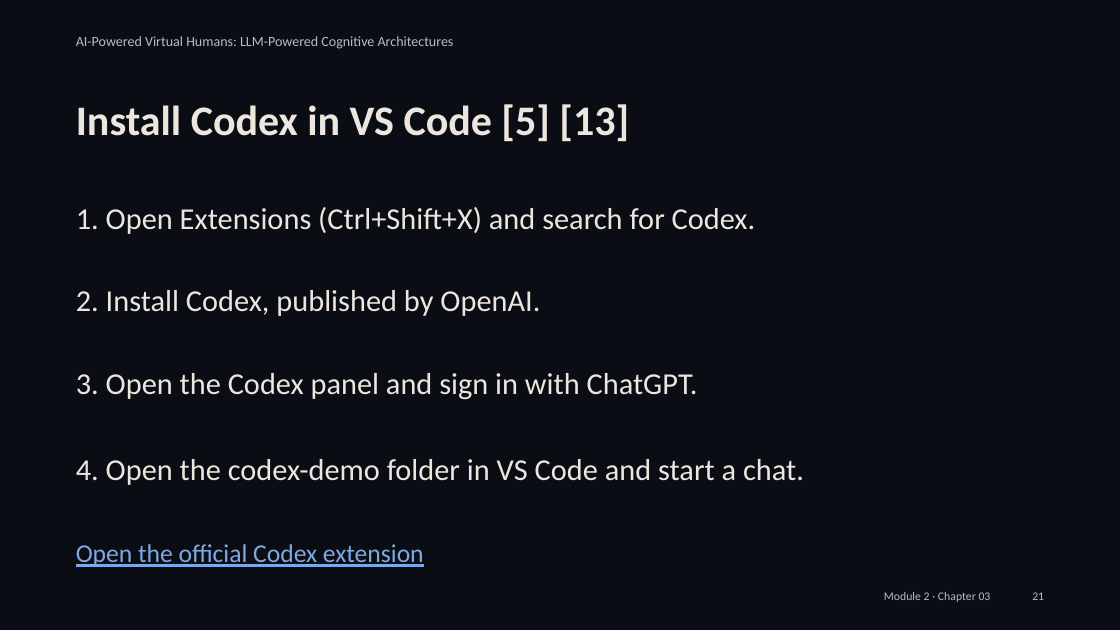
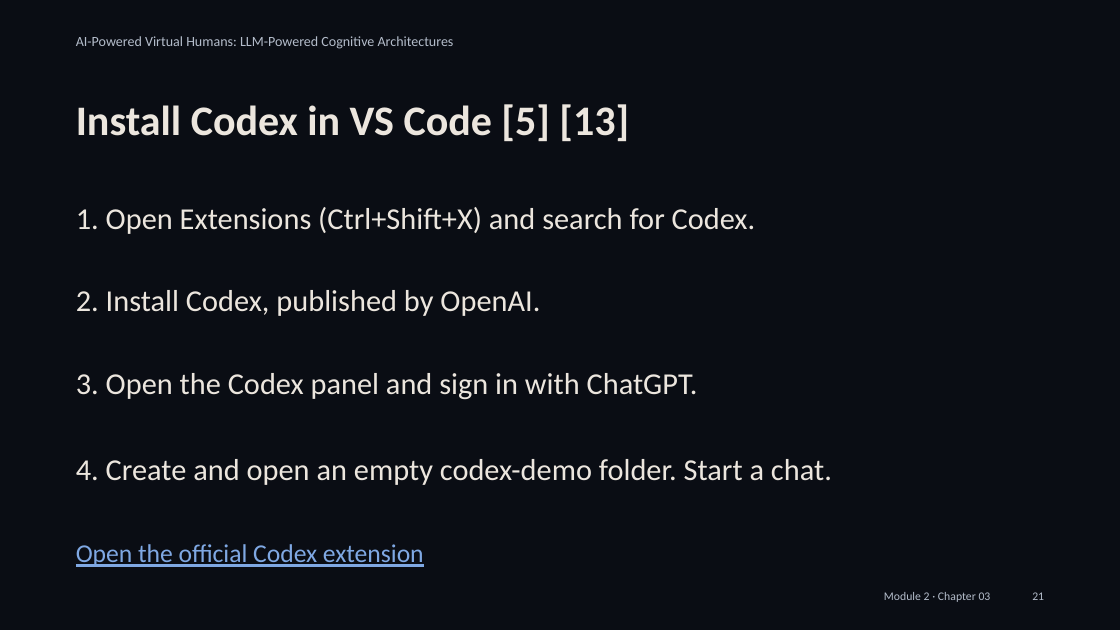
Before and after one commit to alessandropec/virtual-humans-cognitive-architectures, a slide deck: slide 21 of virtual_human_course/Module_2/Chapter_03/Slides/Module_2_Chapter_03_Integration_with_the_Virtual_Human.pptx. Drawn at 1120x630 pixels with LibreOffice and Linux fonts; fonts in the diff are those of the drawing. Boxes give left, top, right and bottom in pixels: in the first picture for what was removed or moved away, otherwise in the second. Text is boxed around its words. In the diff, an @@ line names an element or a change of style, - is before the commit and + after.

```diff
--- a/virtual_human_course/Module_2/Chapter_03/Slides/Module_2_Chapter_03_Integration_with_the_Virtual_Human.pptx
+++ b/virtual_human_course/Module_2/Chapter_03/Slides/Module_2_Chapter_03_Integration_with_the_Virtual_Human.pptx
@@ text at (x1=76, y1=459, x2=832, y2=485): text changed @@
-4. Open the codex-demo folder in VS Code and start a chat.
+4. Create and open an empty codex-demo folder. Start a chat.
```
Also in this commit, not shown: 4 other slides changed, 17 other files.
